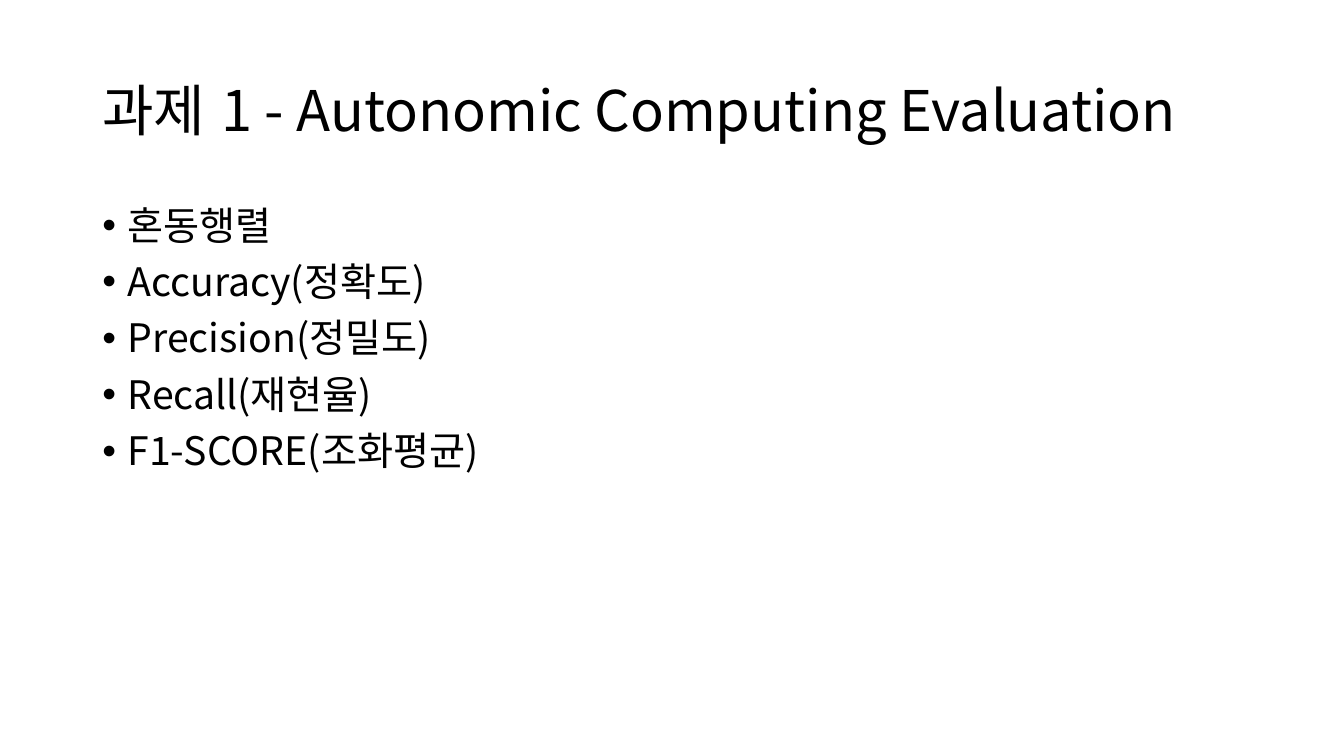
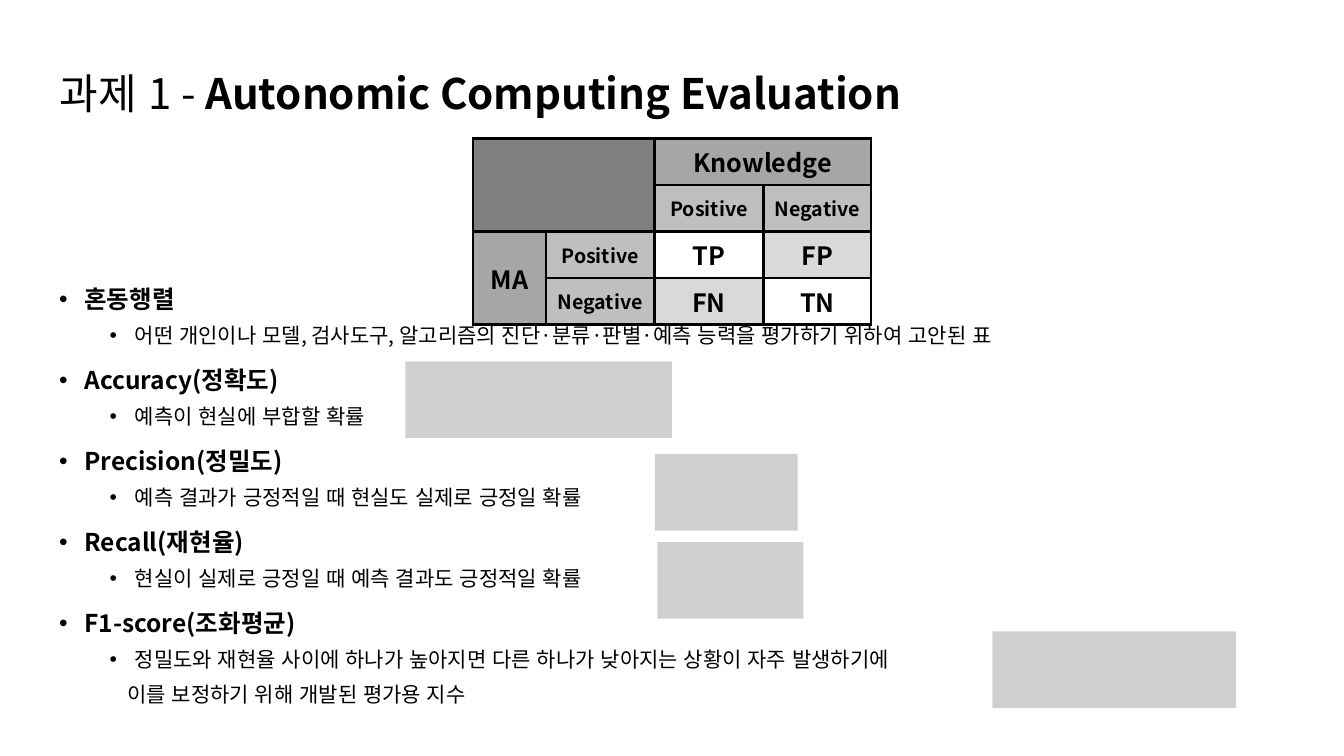
Before and after one commit to TUK-pedestrianSafety/document, a slide deck: slide 6 of ppt/소프트웨어 응용설계 발표자료.pptx. Drawn at 1344x756 pixels with LibreOffice and Linux fonts; fonts in the diff are those of the drawing; grey boxes stand for pictures. Boxes give left, top, right and bottom in pixels: in the first picture for what was removed or moved away, otherwise in the second. Text is boxed around its words. In the diff, an @@ line names an element or a change of style, - is before the commit and + after.

```diff
--- a/ppt/소프트웨어 응용설계 발표자료.pptx
+++ b/ppt/소프트웨어 응용설계 발표자료.pptx
@@ text "과제 1 - Autonomic Computing ...": place and size @@
-text "과제 1 - Autonomic Computing ..." at (102, 84, 1176, 145)
+text "과제 1 - Autonomic Computing ..." at (60, 74, 901, 119)
@@ text "과제 1 - Autonomic Computing ..." at (60, 74, 901, 119): size 40 to 30 pt; bold on in "Autonomic Computing Evaluation" @@
@@ table added at (473, 138, 870, 318), 4 rows, 4 columns @@
+ |  | Knowledge | 
+ |  | Positive | Negative
+MA | Positive | TP | FP
+ | Negative | FN | TN
@@ text "혼동행렬": place and size @@
-text "혼동행렬" at (128, 207, 479, 473)
+text "혼동행렬" at (84, 287, 991, 704)
@@ text at (84, 287, 282, 556): size 28 to 17.5 pt, bold on in "혼동행렬", "Accuracy(정확도)", "Precision(정밀도)", "Recall(재현율)"; line spacing 0.9 to 1.1 @@
@@ text at (135, 322, 991, 347): paragraph added @@
+  • 어떤 개인이나 모델, 검사도구, 알고리즘의 진단·분류·판별·예측 능력을 평가하기 위하여 고안된 표
@@ picture added at (405, 362, 673, 439) @@
@@ text at (135, 406, 365, 426): paragraph added @@
+  • 예측이 현실에 부합할 확률
@@ picture added at (655, 454, 799, 530) @@
@@ text at (135, 487, 582, 507): paragraph added @@
+  • 예측 결과가 긍정적일 때 현실도 실제로 긍정일 확률
@@ text at (84, 568, 889, 704): text changed; size 28 to 15 pt @@
-• F1-SCORE(조화평균)
+  • 현실이 실제로 긍정일 때 예측 결과도 긍정적일 확률
+• F1-score(조화평균)
+  • 정밀도와 재현율 사이에 하나가 높아지면 다른 하나가 낮아지는 상황이 자주 발생하기에
+  이를 보정하기 위해 개발된 평가용 지수
@@ picture added at (657, 542, 804, 619) @@
@@ picture added at (993, 631, 1237, 708) @@
```
Also in this commit, not shown: 8 other slides changed, 1 other file.
